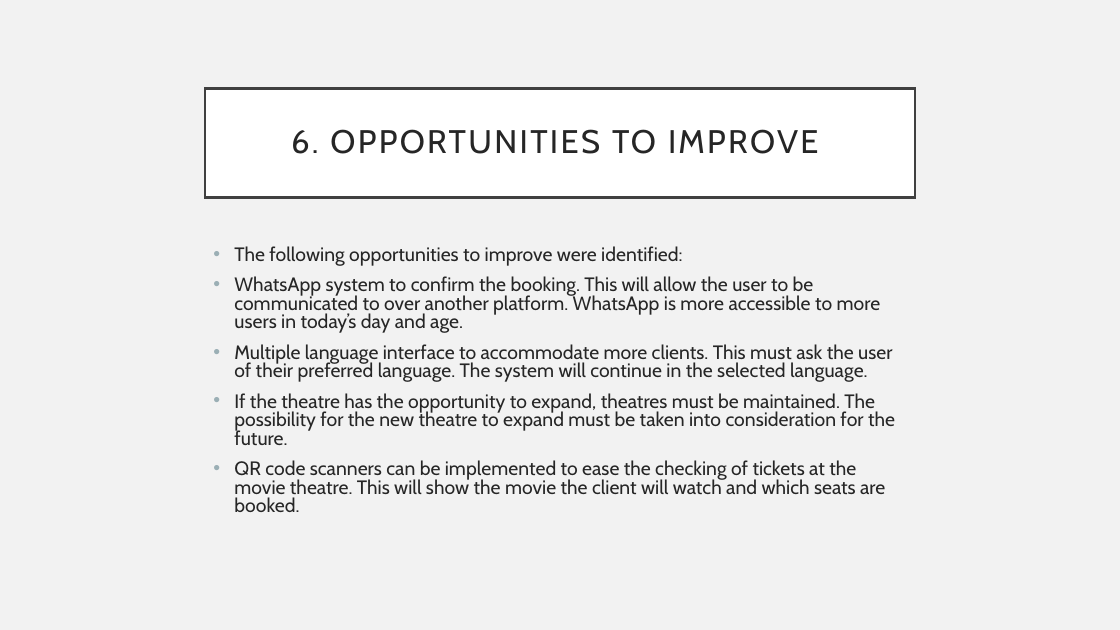
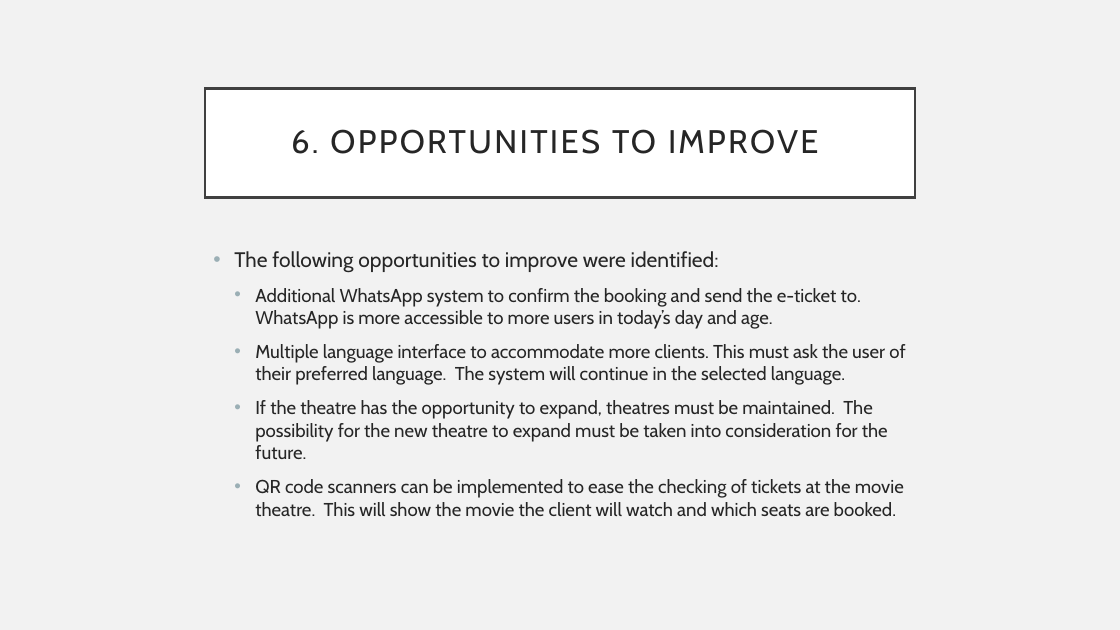
Before and after one commit to Jeaninjeanz/CMPG213, a slide deck: slide 11 of Powerpoint Version 2.pptx. Drawn at 1120x630 pixels with LibreOffice and Linux fonts; fonts in the diff are those of the drawing. Boxes give left, top, right and bottom in pixels: in the first picture for what was removed or moved away, otherwise in the second. Text is boxed around its words. In the diff, an @@ line names an element or a change of style, - is before the commit and + after.

Commit message:
Moderated files
Simply checked spelling (which was fine) and fixed a few small grammar errors. Also some layout issues with powerpoint, but nothing major

```diff
--- a/Powerpoint Version 2.pptx
+++ b/Powerpoint Version 2.pptx
@@ text at bbox=[234, 251, 905, 516]: size 16.6 to 18 pt in "The following opportunities to improve were identified:"; size 16.6 to 16 pt in "Multiple language interface to accommodate more clients. ...", "If the theatre has the opportunity to ...", "QR code scanners can be implemented to ..."; line spacing 0.8 to 1; list level 1 to 2 in "Multiple language interface to accommodate ..."; list level 1 to 2 in "If the theatre has the ..."; list level 1 to 2 in "QR code scanners can be ..." @@
@@ text at bbox=[255, 288, 861, 329]: text changed; size 16.6 to 16 pt @@
-• WhatsApp system to confirm the booking. This will allow the user to be communicated to over another platform. WhatsApp is more accessible to more users in today’s day and age.
+  • Additional WhatsApp system to confirm the booking and send the e-ticket to. WhatsApp is more accessible to more users in today’s day and age.
```
Also in this commit, not shown: 8 other slides changed.
